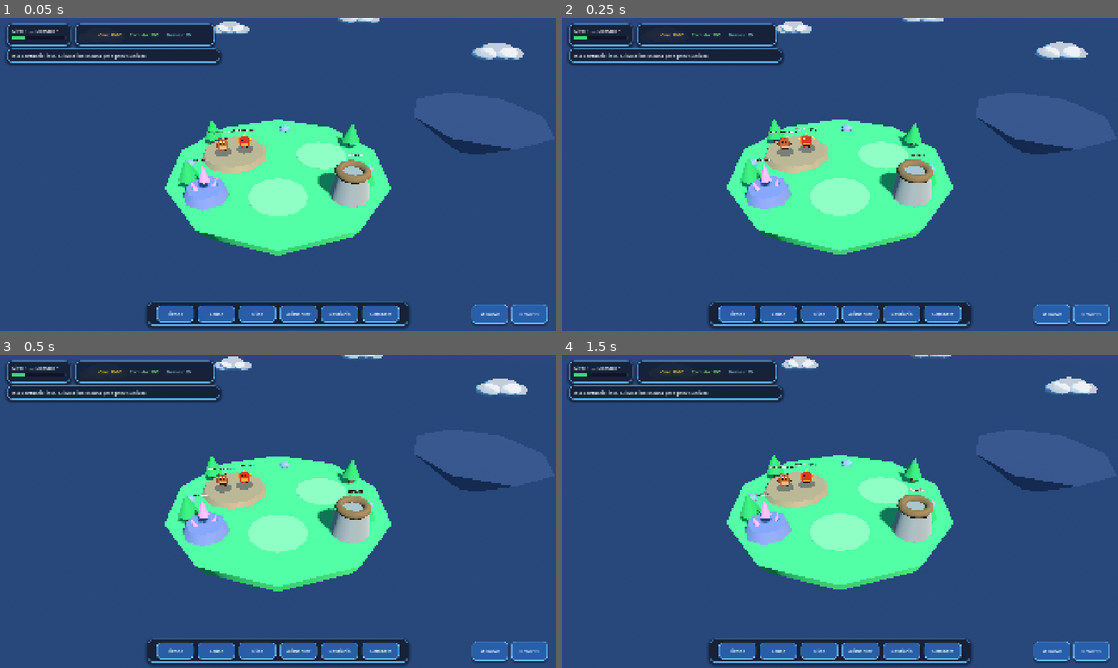
Above: before the commit, frames 1-4 (two rows, left to right).
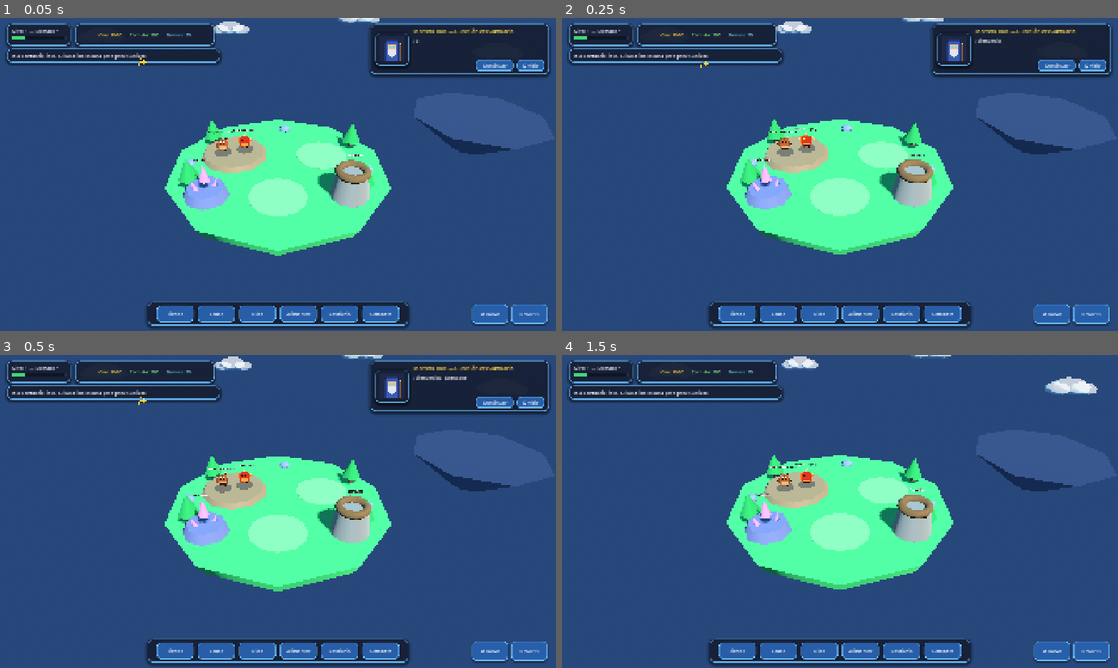
Above: after the commit, the same moments.

Repository: recab535/VJdeRecab
Game: Godot game, scene res://scenes/main.tscn
Two runs of this game, one before a commit and one after it. Both use one fixed random seed, a clock stepped at 60 frames per second and the inputs below.
Inputs (mouse positions are in pixels of both pictures, inside the frame that each line leads up to):
- Up to frame 1 (0.05 s): no input
- Up to frame 2 (0.25 s): no input
- Up to frame 3 (0.5 s): no input
- Up to frame 4 (1.5 s): click (1056, 401) at 0.5 s, where only the run after the commit has a clickable "Continuar"; click (1090, 405) at 1.25 s, where only the run after the commit has a clickable "Omitir"

The runs differ from the first frame. In frame 1, 5.6% of the frame differs, in the area x 24-100%, y 1-20%; in frame 2, 5.6%; in frame 3, 5.6%; in frame 4, nothing differs.

Commit message:
feat(Tutorial): agregar dialogo interactivo del Maestro Kael y estado tutorial_completado

Diff:
--- a/scenes/ui/hud_basic.tscn
+++ b/scenes/ui/hud_basic.tscn
@@ -6,6 +6,7 @@
 [ext_resource type="PackedScene" path="res://scenes/ui/breeding_panel.tscn" id="4_breeding"]
 [ext_resource type="PackedScene" path="res://scenes/ui/nest_panel.tscn" id="5_nest"]
 [ext_resource type="PackedScene" path="res://scenes/ui/shop_panel.tscn" id="6_shop"]
+[ext_resource type="PackedScene" path="res://scenes/ui/tutorial_dialog.tscn" id="7_tutorial"]
 
 [node name="HUD" type="CanvasLayer"]
 script = ExtResource("1_hud")
@@ -293,6 +294,8 @@
 
 [node name="ShopPanel" parent="RootControl" instance=ExtResource("6_shop")]
 
+[node name="TutorialDialog" parent="RootControl" instance=ExtResource("7_tutorial")]
+
 [node name="PanelHabitatMenu" type="PanelContainer" parent="RootControl"]
 unique_name_in_owner = true
 visible = false
--- /dev/null
+++ b/scenes/ui/tutorial_dialog.tscn
@@ -0,0 +1,92 @@
+[gd_scene load_steps=3 format=3]
+
+[ext_resource type="Script" path="res://scripts/ui/tutorial_dialog.gd" id="1_tut"]
+[ext_resource type="Theme" path="res://assets/ui/game_theme.tres" id="2_theme"]
+
+[node name="TutorialDialog" type="Control"]
+visible = false
+layout_mode = 3
+anchors_preset = 15
+anchor_right = 1.0
+anchor_bottom = 1.0
+grow_horizontal = 2
+grow_vertical = 2
+mouse_filter = 2
+theme = ExtResource("2_theme")
+script = ExtResource("1_tut")
+
+[node name="DialogBox" type="PanelContainer" parent="."]
+unique_name_in_owner = true
+layout_mode = 1
+anchors_preset = 1
+anchor_left = 1.0
+anchor_right = 1.0
+offset_left = -640.0
+offset_top = 20.0
+offset_right = -24.0
+offset_bottom = 196.0
+grow_horizontal = 0
+
+[node name="HBoxMain" type="HBoxContainer" parent="DialogBox"]
+layout_mode = 2
+theme_override_constants/separation = 16
+
+[node name="PortraitFrame" type="PanelContainer" parent="DialogBox/HBoxMain"]
+custom_minimum_size = Vector2(116, 116)
+layout_mode = 2
+size_flags_vertical = 4
+
+[node name="PortraitRect" type="TextureRect" parent="DialogBox/HBoxMain/PortraitFrame"]
+unique_name_in_owner = true
+layout_mode = 2
+texture_filter = 1
+stretch_mode = 5
+
+[node name="VBoxText" type="VBoxContainer" parent="DialogBox/HBoxMain"]
+layout_mode = 2
+size_flags_horizontal = 3
+theme_override_constants/separation = 8
+
+[node name="LblSpeaker" type="Label" parent="DialogBox/HBoxMain/VBoxText"]
+unique_name_in_owner = true
+layout_mode = 2
+theme_override_colors/font_color = Color(1, 0.86, 0.34, 1)
+theme_override_font_sizes/font_size = 18
+text = "Maestro Kael — Guardián del Santuario"
+
+[node name="LblText" type="Label" parent="DialogBox/HBoxMain/VBoxText"]
+unique_name_in_owner = true
+layout_mode = 2
+size_flags_vertical = 3
+text = "¡Bienvenido al Santuario!"
+autowrap_mode = 3
+
+[node name="HBoxBtns" type="HBoxContainer" parent="DialogBox/HBoxMain/VBoxText"]
+layout_mode = 2
+theme_override_constants/separation = 10
+alignment = 2
+
+[node name="BtnNext" type="Button" parent="DialogBox/HBoxMain/VBoxText/HBoxBtns"]
+unique_name_in_owner = true
+custom_minimum_size = Vector2(130, 36)
+layout_mode = 2
+text = "Continuar"
+
+[node name="BtnSkip" type="Button" parent="DialogBox/HBoxMain/VBoxText/HBoxBtns"]
+unique_name_in_owner = true
+custom_minimum_size = Vector2(96, 36)
+layout_mode = 2
+text = "Omitir"
+
+[node name="ArrowHint" type="Label" parent="."]
+unique_name_in_owner = true
+visible = false
+layout_mode = 0
+offset_left = 930.0
+offset_top = 910.0
+offset_right = 990.0
+offset_bottom = 960.0
+theme_override_colors/font_color = Color(1, 0.88, 0.24, 1)
+theme_override_font_sizes/font_size = 38
+text = "⬇"
+horizontal_alignment = 1
--- a/scripts/autoload/game_core.gd
+++ b/scripts/autoload/game_core.gd
@@ -188,6 +188,8 @@
 			player_state["estructuras"] = []
 		if not player_state.has("islas_desbloqueadas"):
 			player_state["islas_desbloqueadas"] = [1]
+		if not player_state.has("tutorial_completado"):
+			player_state["tutorial_completado"] = false
 
 	save_loaded.emit()
 	_emit_resources()
--- a/scripts/main.gd
+++ b/scripts/main.gd
@@ -18,6 +18,7 @@
 @onready var breeding_panel: Control = $HUD/RootControl/BreedingPanel
 @onready var nest_panel: Control = $HUD/RootControl/NestPanel
 @onready var shop_panel: PanelContainer = $HUD/RootControl/ShopPanel
+@onready var tutorial_dialog: Control = $HUD/RootControl/TutorialDialog
 
 var _built_habitats: Dictionary = {}
 var _active_combat_arena: CombatArena = null
@@ -61,6 +62,9 @@
 		var res: Dictionary = core.get_resources()
 		hud.set_resources(int(res.get("oro", 0)), int(res.get("comida", 0)), int(res.get("gemas", 0)))
 		_restore_world_from_save(core)
+		if tutorial_dialog and core.has_method("is_tutorial_completed") and not core.is_tutorial_completed():
+			tutorial_dialog.tutorial_finished.connect(core.complete_tutorial)
+			tutorial_dialog.start_tutorial()
 	else:
 		hud.set_resources(1000, 500, 25)
 
@@ -210,6 +214,8 @@
 
 func _on_breeding_completed(res: Dictionary) -> void:
 	hud.show_status_message(str(res.get("msg", "")))
+	if res.get("ok", false) and tutorial_dialog and tutorial_dialog.has_method("notify_action"):
+		tutorial_dialog.call("notify_action", "cruce")
 
 
 func _on_egg_hatched(res: Dictionary) -> void:
@@ -220,6 +226,8 @@
 		var placed: bool = _spawn_dragon_into_free_habitat(core, res.get("dragon", {}))
 		var extra: String = "" if placed else " (Construye otro hábitat en Tienda para alojarlo)"
 		hud.show_status_message(str(res.get("msg", "")) + extra)
+		if tutorial_dialog and tutorial_dialog.has_method("notify_action"):
+			tutorial_dialog.call("notify_action", "eclosion")
 	else:
 		hud.show_status_message(str(res.get("msg", "")))
 
@@ -227,6 +235,8 @@
 func _open_combat_arena() -> void:
 	if is_instance_valid(_active_combat_arena):
 		return
+	if tutorial_dialog and tutorial_dialog.has_method("notify_action"):
+		tutorial_dialog.call("notify_action", "combate")
 
 	_active_combat_arena = COMBAT_ARENA_SCENE.instantiate() as CombatArena
 	add_child(_active_combat_arena)
@@ -301,6 +311,8 @@
 	if collected > 0:
 		get_node("/root/GameCore").add_oro(collected)
 		hud.show_status_message("¡Recogiste +%d Oro del hábitat!" % collected)
+		if tutorial_dialog and tutorial_dialog.has_method("notify_action"):
+			tutorial_dialog.call("notify_action", "oro_o_alimentar")
 	_on_habitat_clicked(_selected_habitat)
 
 
@@ -322,6 +334,8 @@
 	var core: Node = get_node("/root/GameCore")
 	var res: Dictionary = core.feed_dragon(dragon_uid)
 	hud.show_status_message(str(res.get("msg", "")))
+	if res.get("ok", false) and tutorial_dialog and tutorial_dialog.has_method("notify_action"):
+		tutorial_dialog.call("notify_action", "oro_o_alimentar")
 	var keep_idx: int = hud.get_feed_selected_index()
 	_open_feed_panel(core, _active_feed_filter_uids, keep_idx)
 
--- /dev/null
+++ b/scripts/ui/tutorial_dialog.gd
@@ -0,0 +1,182 @@
+extends Control
+
+## Diálogo narrativo interactivo del Maestro Kael, Guardián del Santuario.
+## Guía al jugador nuevo en la intro y 4 pasos interactivos sin bloquear clics del juego.
+
+signal tutorial_finished
+
+@onready var dialog_box: PanelContainer = %DialogBox
+@onready var portrait_rect: TextureRect = %PortraitRect
+@onready var lbl_speaker: Label = %LblSpeaker
+@onready var lbl_text: Label = %LblText
+@onready var btn_next: Button = %BtnNext
+@onready var btn_skip: Button = %BtnSkip
+@onready var arrow_hint: Label = %ArrowHint
+
+const STEPS: Array[Dictionary] = [
+	{
+		"mode": "button",
+		"text": "¡Bienvenido, Domador! Soy el Maestro Kael, Guardián del Santuario. Las islas vecinas han quedado selladas... Cría dragones y devuélveles la luz.",
+		"arrow_pos": Vector2(460, 120),
+		"arrow_text": "✨"
+	},
+	{
+		"mode": "action",
+		"action": "oro_o_alimentar",
+		"text": "Paso 1/4: Clica tu Hábitat de Tierra para recoger oro o usa el botón Alimentar para subir de nivel a un dragón.",
+		"arrow_pos": Vector2(930, 910),
+		"arrow_text": "⬇"
+	},
+	{
+		"mode": "action",
+		"action": "cruce",
+		"text": "Paso 2/4: ¡Bien hecho! Ahora clica el Adoratorio de cristales en la isla (o el botón Cruce) para cruzar a Terracota y Ascua.",
+		"arrow_pos": Vector2(650, 910),
+		"arrow_text": "⬇"
+	},
+	{
+		"mode": "action",
+		"action": "eclosion",
+		"text": "Paso 3/4: ¡Hay un huevo incubando! Clica la Torre Nido en la isla (o el botón Nido) y eclosiónalo.",
+		"arrow_pos": Vector2(790, 910),
+		"arrow_text": "⬇"
+	},
+	{
+		"mode": "action",
+		"action": "combate",
+		"text": "Paso 4/4: ¡Tu equipo está listo! Pulsa Combate para enfrentar tu primera batalla 1v1 en el Sendero Terracota.",
+		"arrow_pos": Vector2(1210, 910),
+		"arrow_text": "⬇"
+	}
+]
+
+var _step_idx: int = 0
+var _active: bool = false
+var _char_accum: float = 0.0
+var _arrow_time: float = 0.0
+var _arrow_base_pos: Vector2 = Vector2.ZERO
+
+
+func _ready() -> void:
+	visible = false
+	mouse_filter = Control.MOUSE_FILTER_IGNORE
+	if portrait_rect:
+		portrait_rect.texture = _create_kael_portrait()
+	if btn_next:
+		btn_next.pressed.connect(_on_next_pressed)
+	if btn_skip:
+		btn_skip.pressed.connect(_complete_all)
+
+
+func start_tutorial() -> void:
+	_active = true
+	visible = true
+	_show_step(0)
+
+
+func _process(delta: float) -> void:
+	if not _active or not visible:
+		return
+
+	if lbl_text and lbl_text.visible_characters >= 0 and lbl_text.visible_characters < lbl_text.get_total_character_count():
+		_char_accum += delta * 42.0
+		if _char_accum >= 1.0:
+			var add_chars: int = int(floor(_char_accum))
+			_char_accum -= float(add_chars)
+			lbl_text.visible_characters = mini(
+				lbl_text.visible_characters + add_chars,
+				lbl_text.get_total_character_count()
+			)
+
+	if arrow_hint and arrow_hint.visible:
+		_arrow_time += delta * 4.5
+		arrow_hint.position = _arrow_base_pos + Vector2(0.0, sin(_arrow_time) * 10.0)
+
+
+func _show_step(idx: int) -> void:
+	if idx >= STEPS.size():
+		_complete_all()
+		return
+	_step_idx = idx
+	var data: Dictionary = STEPS[idx]
+	lbl_speaker.text = "Maestro Kael — Guardián del Santuario"
+	lbl_text.text = str(data.get("text", ""))
+	lbl_text.visible_characters = 0
+	_char_accum = 0.0
+
+	var is_btn_step: bool = str(data.get("mode", "button")) == "button"
+	btn_next.visible = is_btn_step
+	btn_next.text = "Continuar"
+
+	if arrow_hint:
+		_arrow_base_pos = data.get("arrow_pos", Vector2(960, 900))
+		arrow_hint.position = _arrow_base_pos
+		arrow_hint.text = str(data.get("arrow_text", "⬇"))
+		arrow_hint.visible = true
+
+
+func _on_next_pressed() -> void:
+	if lbl_text.visible_characters < lbl_text.get_total_character_count():
+		lbl_text.visible_characters = lbl_text.get_total_character_count()
+		return
+	_show_step(_step_idx + 1)
+
+
+func notify_action(action_name: String) -> void:
+	if not _active or _step_idx < 0 or _step_idx >= STEPS.size():
+		return
+	var data: Dictionary = STEPS[_step_idx]
+	if str(data.get("mode", "")) == "action" and str(data.get("action", "")) == action_name:
+		_show_step(_step_idx + 1)
+
+
+func _complete_all() -> void:
+	_active = false
+	visible = false
+	if arrow_hint:
+		arrow_hint.visible = false
+	tutorial_finished.emit()
+
+
+func _create_kael_portrait() -> ImageTexture:
+	var img: Image = Image.create(24, 24, false, Image.FORMAT_RGBA8)
+	img.fill(Color(0.12, 0.16, 0.28, 1.0))
+
+	var hood: Color = Color(0.22, 0.36, 0.72, 1.0)
+	var hood_dark: Color = Color(0.14, 0.22, 0.48, 1.0)
+	var skin: Color = Color(0.92, 0.76, 0.62, 1.0)
+	var beard: Color = Color(0.88, 0.90, 0.96, 1.0)
+	var gold: Color = Color(1.0, 0.84, 0.28, 1.0)
+	var eye: Color = Color(0.32, 0.88, 1.0, 1.0)
+
+	# Capucha y manto
+	for y: int in range(3, 23):
+		for x: int in range(5, 19):
+			if y < 6 and (x < 7 or x > 16):
+				continue
+			img.set_pixel(x, y, hood_dark if (x == 5 or x == 18 or y == 3) else hood)
+
+	# Rostro y barba del sabio
+	for y: int in range(7, 13):
+		for x: int in range(8, 16):
+			img.set_pixel(x, y, skin)
+	for y: int in range(13, 19):
+		for x: int in range(8, 16):
+			if y > 16 and (x < 10 or x > 13):
+				continue
+			img.set_pixel(x, y, beard)
+
+	# Ojos brillantes y broche dorado
+	img.set_pixel(10, 9, eye)
+	img.set_pixel(13, 9, eye)
+	img.set_pixel(11, 19, gold)
+	img.set_pixel(12, 19, gold)
+	# Orbe del báculo a la derecha
+	for y: int in range(8, 23):
+		img.set_pixel(20, y, Color(0.55, 0.35, 0.18, 1.0))
+	img.set_pixel(20, 6, gold)
+	img.set_pixel(19, 7, gold)
+	img.set_pixel(20, 7, eye)
+	img.set_pixel(21, 7, gold)
+
+	return ImageTexture.create_from_image(img)
